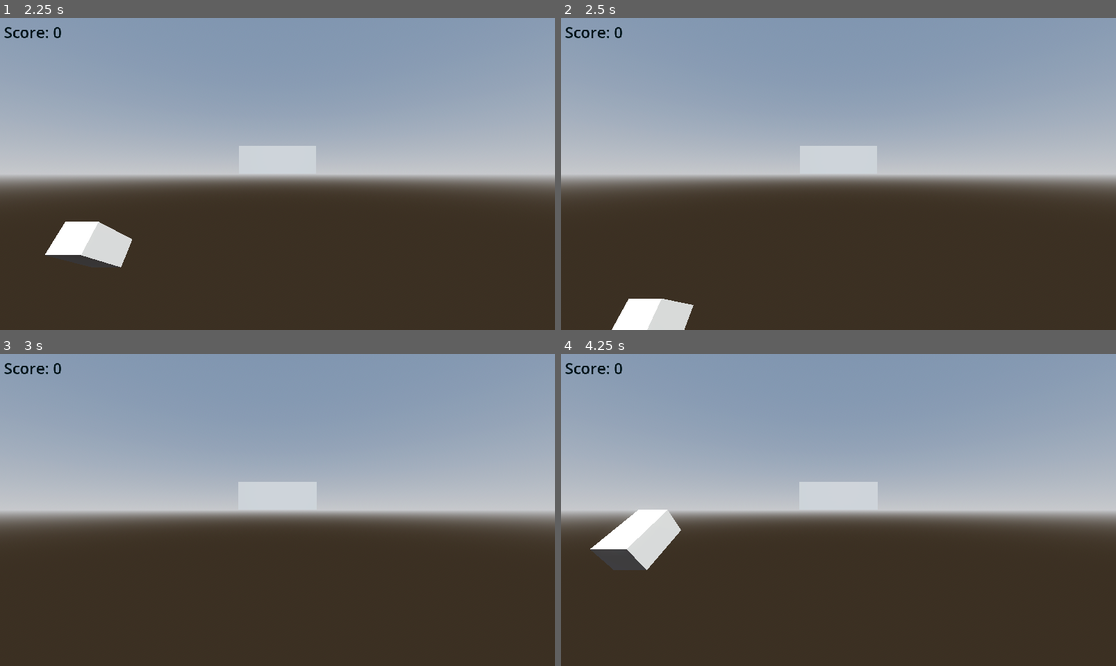
Above: before the commit, frames 1-4 (two rows, left to right).
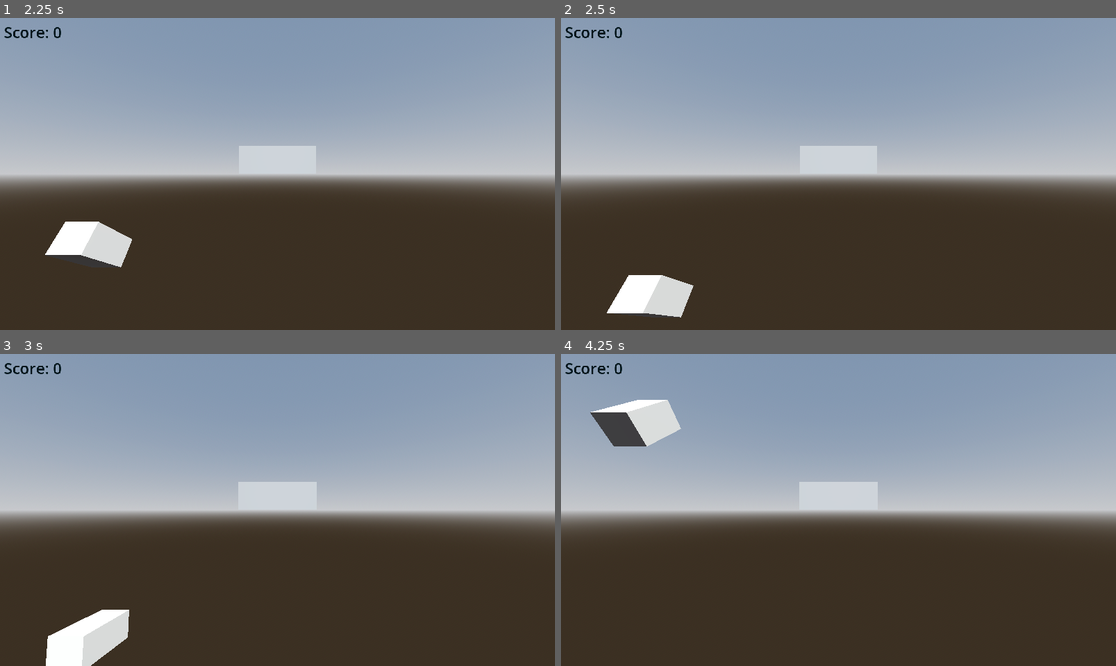
Above: after the commit, the same moments.

Repository: ConnorG255/Sky-game
Game: Godot game, scene res://main.tscn
The game is run twice, just before and just after one commit, with the same random seed, the same clock (stepped at 60 frames per second) and the same inputs.
Inputs:
- Up to frame 1 (2.25 s): tap Enter at 0.5 s; hold A (A) 0.53-1.28 s; tap D (D) at 0.8, 1.35 s; tap S (S) at 1.55 s; hold S (S) from 2.03 s (still down)
- Up to frame 2 (2.5 s): keep holding S (S); tap Space (Space) at 2.3 s
- Up to frame 3 (3 s): release S (S) at 2.78 s; tap Space (Space) at 2.85 s
- Up to frame 4 (4.25 s): tap W (W) at 3.05 s; hold W (W) from 3.53 s (still down); tap A (A) at 3.8 s

Frame 1 is identical in both runs. In frame 2, 1.8% of the frame differs, in the area x 8-24%, y 82-100%; in frame 3, 1.9%; in frame 4, 3.8%, in the area x 5-22%, y 14-70%.

Commit message:
Position clamp

Diff:
--- a/scripts/player.gd
+++ b/scripts/player.gd
@@ -27,12 +27,26 @@
 	#if not is_on_floor():
 	#	velocity.y -= gravity * delta
 
+	"""
+	# Have to redo for border, not optimal :(
+	if(Input.is_action_pressed("A")):
+		velocity.x = SPEED
+	else:
+		velocity.x = move_toward(velocity.x, 0, SPEED)
 
-	if Input.is_action_just_pressed("Space") and is_on_floor():
-		velocity.y = JUMP_VELOCITY
+	if(Input.is_action_pressed("D")):
+		velocity.x = SPEED
+	else:
+		velocity.x = move_toward(velocity.x, 0, SPEED)
+
+	if(Input.is_action_pressed("W")):
+		velocity.y = SPEED
+	elif(Input.is_action_pressed("S")):
+		velocity.y = -SPEED"""
 
 
 	var input_dir = Input.get_vector("A", "D", "W", "S")
+
 	var direction = (Vector3(input_dir.x, input_dir.y, 0)).normalized()
 
 	if direction:
@@ -42,11 +56,15 @@
 		velocity.x = move_toward(velocity.x, 0, SPEED)
 		velocity.y = move_toward(-velocity.y, 0, SPEED)
 
+	var screen_size = get_window().size
+	position.x = clamp(position.x, -8, 8)
+	position.y = clamp(position.y, -4.25, 4.25)
+
 	move_and_slide()
 
 	# rotating tot get the infinite spin
 
-	rotation.y = lerp_angle(rotation.y, atan2(-velocity.x, direction.z), delta * rotspeed)
+	rotation.y = lerp_angle(rotation.y, atan2(-velocity.x, 0), delta * rotspeed)
 	rotation.y *= 0.9
 	rotation.x = lerp_angle(rotation.x, atan2(velocity.y * rotmultiplier, 0), delta * rotspeed)
 	rotation.x *= 0.9
